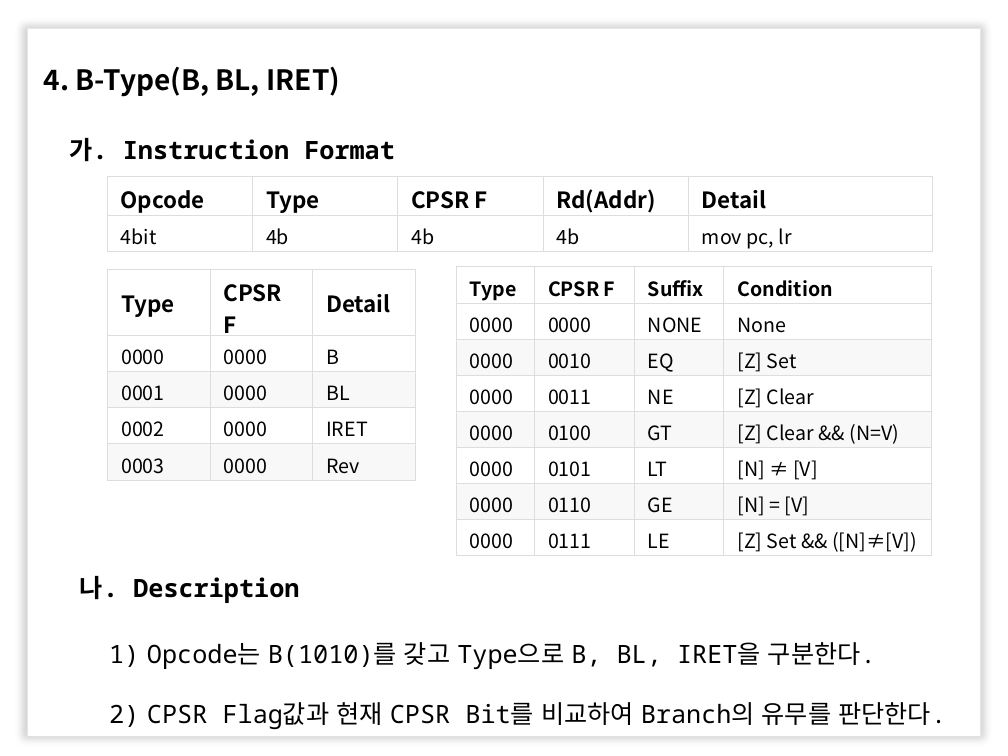
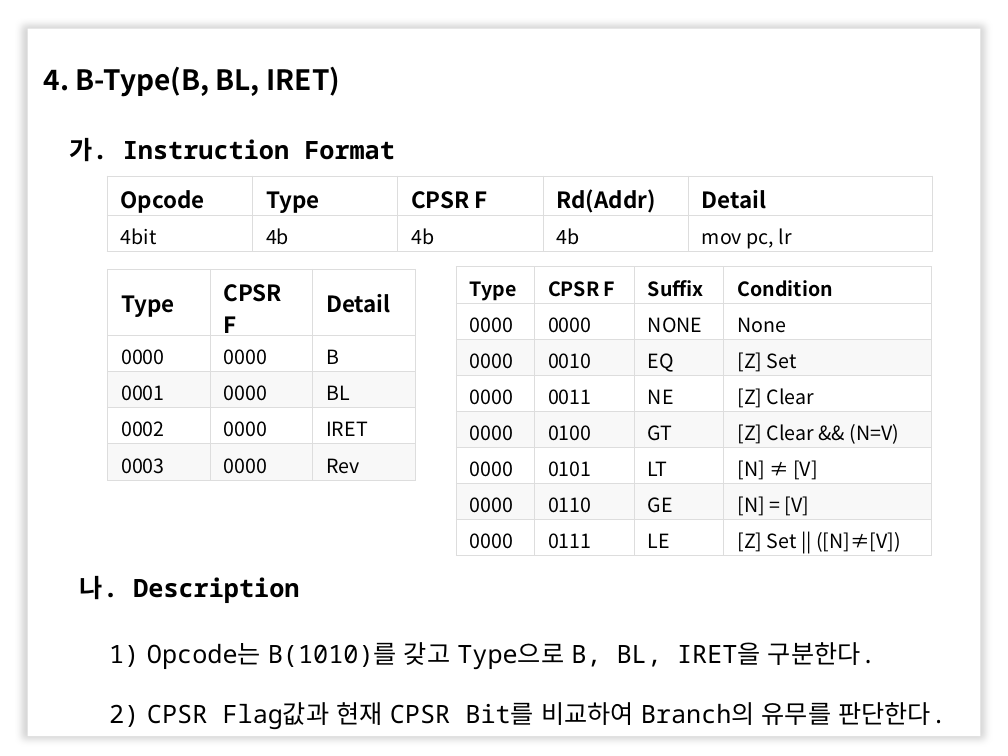
Before and after one commit to eldora/CASM, a slide deck: slide 13 of GradPortfolio.pptx. Drawn at 1008x756 pixels with LibreOffice and Linux fonts; fonts in the diff are those of the drawing; background and template pictures are left out. Boxes give left, top, right and bottom in pixels: in the first picture for what was removed or moved away, otherwise in the second. Text is boxed around its words. In the diff, an @@ line names an element or a change of style, - is before the commit and + after.

```diff
--- a/GradPortfolio.pptx
+++ b/GradPortfolio.pptx
@@ table at (x1=457, y1=267, x2=932, y2=556) @@
-row 8, column 4: [Z] Set && ([N]≠[V])
+row 8, column 4: [Z] Set || ([N]≠[V])
```
Also in this commit, not shown: 5 other slides changed, 12 other files.
